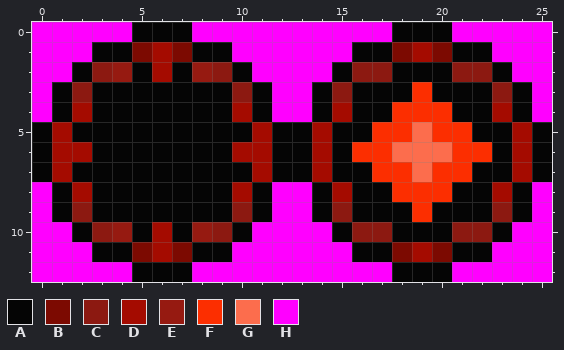
One commit to this pixel-art sprite: Project Rioman/Project Rioman/Content/Video/pickups/bigweapon.png. This is how it looked before the edit.
The file is 52x26 pixels, drawn in blocks of 2x2; one block is one cell here. Colours within 5 levels of each other are drawn and written as one.
Palette (. is transparent): A #050505  B #7c0a01  C #8c1911  D #a40b00  E #961a11  F #fc2e00  G #fc6d4d  H #ff00ff
After the commit:
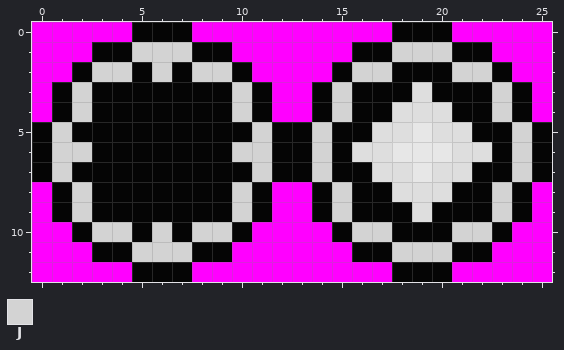
Colours new in this view: J #d3d3d3
Edits made:
@@ palette @@
-F #fc2e00
+F #dedede
-G #fc6d4d
+G #e7e7e7
@@ x 0..25 @@
  0 HHHHHAAAHHHHHHHHHHAAAHHHHH
- 1 HHHAABDBAAHHHHHHAABDBAAHHH
- 2 HHACEADAECAHHHHACCAAACCAHH
- 3 HACAAAAAAACAHHACAAAFAAACAH
- 4 HADAAAAAAADAHHADAAFFFAADAH
- 5 ADAAAAAAAAADAADAAFFGFFAADA
- 6 ADDAAAAAAADDAADAFFGGGFFADA
- 7 ADAAAAAAAAADAADAAFFGFFAADA
- 8 HADAAAAAAADAHHADAAFFFAADAH
- 9 HACAAAAAAACAHHACAAAFAAACAH
-10 HHACEADAECAHHHHACCAAACCAHH
-11 HHHAABDBAAHHHHHHAABDBAAHHH
+ 1 HHHAAJJJAAHHHHHHAAJJJAAHHH
+ 2 HHAJJAJAJJAHHHHAJJAAAJJAHH
+ 3 HAJAAAAAAAJAHHAJAAAFAAAJAH
+ 4 HAJAAAAAAAJAHHAJAAFFFAAJAH
+ 5 AJAAAAAAAAAJAAJAAFFGFFAAJA
+ 6 AJJAAAAAAAJJAAJAFFGGGFFAJA
+ 7 AJAAAAAAAAAJAAJAAFFGFFAAJA
+ 8 HAJAAAAAAAJAHHAJAAFFFAAJAH
+ 9 HAJAAAAAAAJAHHAJAAAFAAAJAH
+10 HHAJJAJAJJAHHHHAJJAAAJJAHH
+11 HHHAAJJJAAHHHHHHAAJJJAAHHH
 12 HHHHHAAAHHHHHHHHHHAAAHHHHH
Pixel boxes of the changes (left, top, right, bottom) in both pictures:
changed: (52, 42, 532, 262)
